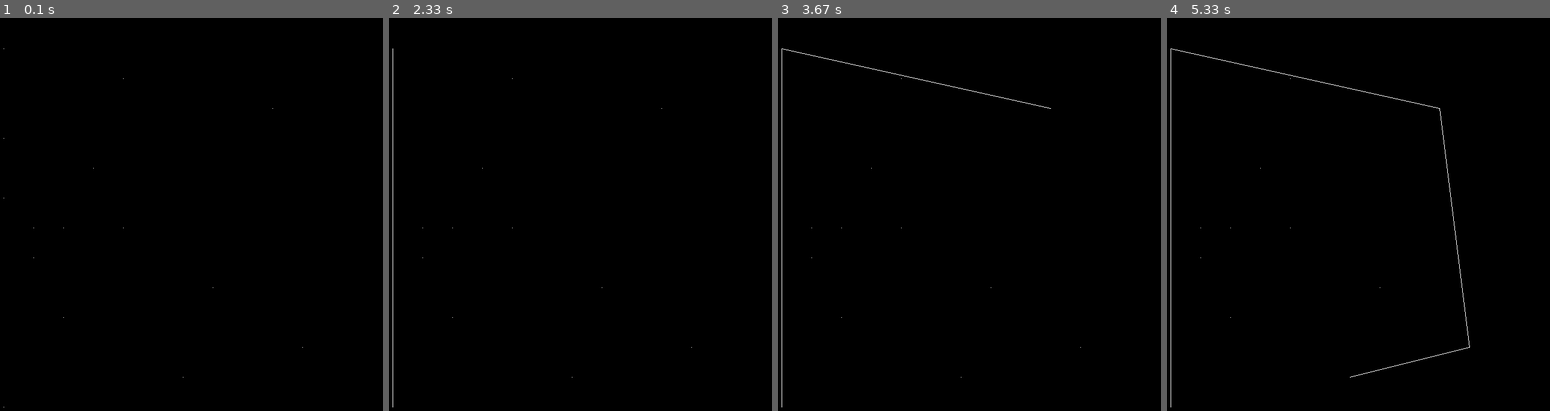
Above: before the commit, frames 1-4 (left to right).
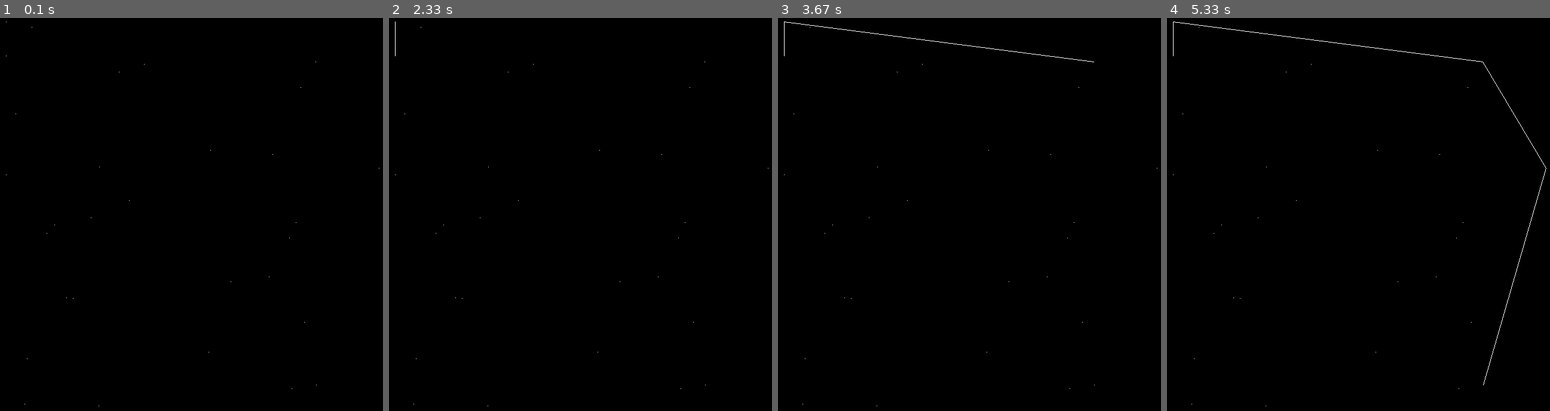
Above: after the commit, the same moments.

Repository: wallermatt/exercises
Game: pygame game, started from rubber_band.py
The game is run twice, just before and just after one commit, with the same random seed, the same clock (stepped at 60 frames per second) and the same inputs.
Inputs:
- Up to frame 1 (0.1 s): no input
- Up to frame 2 (2.33 s): no input
- Up to frame 3 (3.67 s): no input
- Up to frame 4 (5.33 s): no input

The runs differ from the first frame. In frame 1, less than 0.1% of the frame differs, in the area x 0-100%, y 0-100%; in frame 2, 0.2%; in frame 3, 0.4%; in frame 4, 0.7%.

Commit message:
random.uniform

Diff:
--- a/rubber_band.py
+++ b/rubber_band.py
@@ -30,7 +30,7 @@
 def calc_gradient(x_from, y_from, x_to, y_to):
     if x_to == x_from:
         if y_to == y_from:
-            return -1
+            return -1 * float('inf')
         return float('inf')
     return (y_to - y_from) / (x_to - x_from)
 
@@ -169,8 +169,8 @@
 
 
 random_points = []
-for _ in range(15):
-    random_points.append([random.randrange(0,13), random.randrange(0,13)])
+for _ in range(30):
+    random_points.append([random.uniform(0,13), random.uniform(0,13)])
 
 
 op = get_outer_points(random_points)
